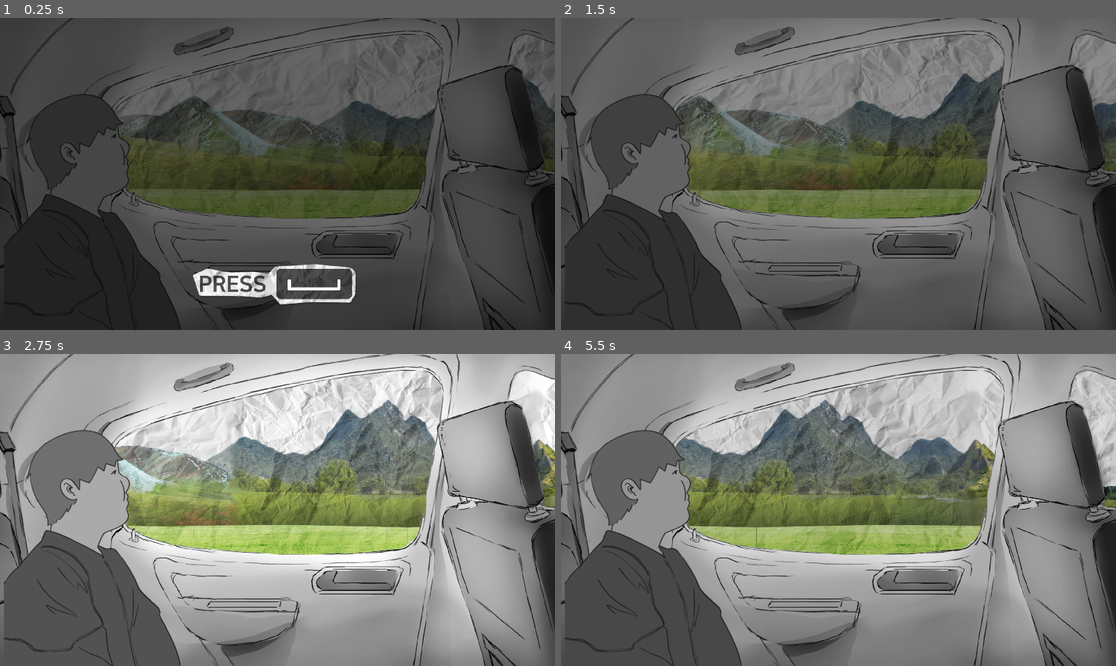
Above: before the commit, frames 1-4 (two rows, left to right).
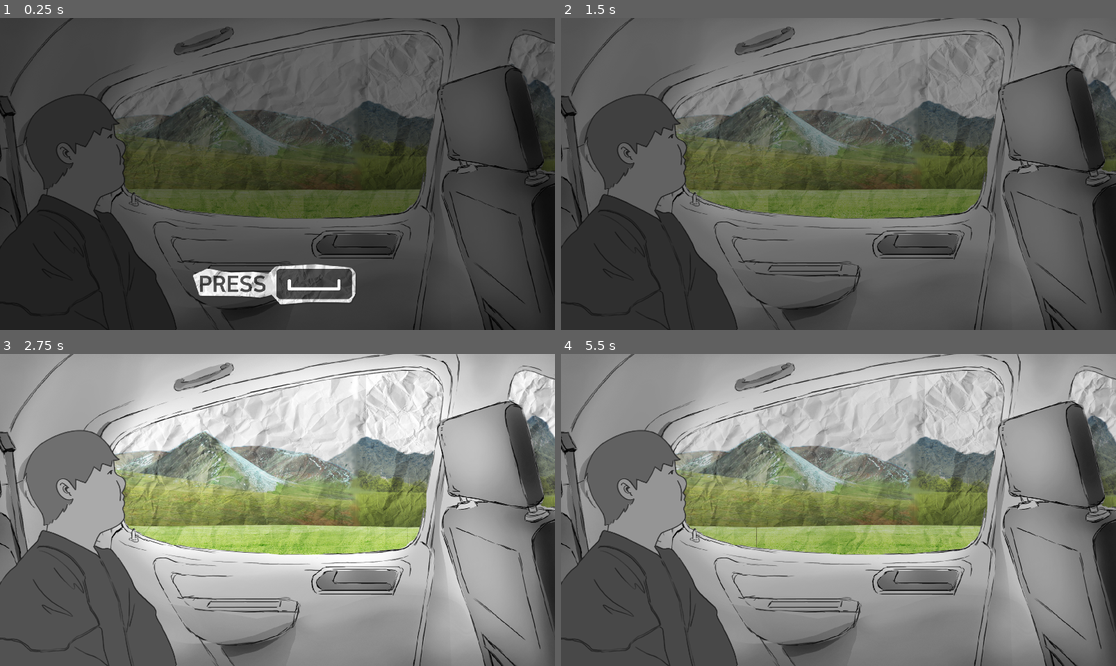
Above: after the commit, the same moments.

Repository: Turnute/DimancheApresMidi
Game: Godot game, scene res://scenes/start.tscn
Two runs of this game, one before a commit and one after it. Both use one fixed random seed, a clock stepped at 60 frames per second and the inputs below.
Inputs (mouse positions are in pixels of both pictures, inside the frame that each line leads up to):
- Up to frame 1 (0.25 s): no input
- Up to frame 2 (1.5 s): click (838, 283) at 0.5 s; tap Enter (ui_accept) at 1.25 s
- Up to frame 3 (2.75 s): tap Space (jump) at 1.52, 2.27 s
- Up to frame 4 (5.5 s): tap Space (jump) at 3.77, 5.27 s; click (838, 619) at 4.25 s

The runs differ from the first frame. In frame 1, 2.9% of the frame differs, in the area x 0-100%, y 5-100%; in frame 2, 8.7%; in frame 3, 17%; in frame 4, 16%.

Commit message:
Refactor background handling and update character textures
Removed background.tscn and its script, consolidating background logic into loopable_background.gd with improved segment width calculation and parallax. Updated character texture assignments and references in scenes to use char1.png as default. Adjusted character positions in game and start scenes for consistency.

Diff:
--- a/le-long-trajet-en-voiture/scenes/background.tscn
+++ /dev/null
@@ -1,16 +0,0 @@
-[gd_scene load_steps=4 format=3 uid="uid://cae78nfqaoj2m"]
-
-[ext_resource type="Script" uid="uid://cgn2lumy45yar" path="res://scripts/background.gd" id="1_y0upk"]
-[ext_resource type="Texture2D" uid="uid://bmo8pb1xektm1" path="res://assets/background/background.jpg" id="2_y0upk"]
-
-[sub_resource type="RectangleShape2D" id="RectangleShape2D_mi8v4"]
-size = Vector2(4114, 894)
-
-[node name="Background" type="Area2D"]
-script = ExtResource("1_y0upk")
-
-[node name="Sprite2D" type="Sprite2D" parent="."]
-texture = ExtResource("2_y0upk")
-
-[node name="CollisionShape2D" type="CollisionShape2D" parent="."]
-shape = SubResource("RectangleShape2D_mi8v4")
--- a/le-long-trajet-en-voiture/scenes/game.tscn
+++ b/le-long-trajet-en-voiture/scenes/game.tscn
@@ -7,7 +7,7 @@
 [ext_resource type="PackedScene" uid="uid://dftfdc0b85igh" path="res://scenes/loopable_ground.tscn" id="3_p57ef"]
 [ext_resource type="Script" uid="uid://df6wc2nmc6mib" path="res://scripts/obstacle_spawner.gd" id="4_lbhrr"]
 [ext_resource type="Texture2D" uid="uid://bf4o5rabv8a4g" path="res://assets/car/car_background.png" id="7_u5sy4"]
-[ext_resource type="Texture2D" uid="uid://d4ihhosb0isdp" path="res://assets/car/character/char2.png" id="8_gee14"]
+[ext_resource type="Texture2D" uid="uid://d4ihhosb0isdp" path="res://assets/car/character/char1.png" id="8_gee14"]
 [ext_resource type="Script" uid="uid://cysdywg71en8t" path="res://scripts/camera.gd" id="9_0tnpc"]
 [ext_resource type="Script" uid="uid://c4wc4mp5eaf60" path="res://scripts/character.gd" id="9_vtaks"]
 [ext_resource type="PackedScene" uid="uid://dckd2sv6d4xk0" path="res://scenes/hud.tscn" id="11_kvpfn"]
@@ -62,7 +62,7 @@
 texture = ExtResource("7_u5sy4")
 
 [node name="character" type="Sprite2D" parent="car"]
-position = Vector2(-116, 16.000011)
+position = Vector2(-128, 16)
 scale = Vector2(0.35, 0.35)
 texture = ExtResource("8_gee14")
 script = ExtResource("9_vtaks")
--- a/le-long-trajet-en-voiture/scenes/start.tscn
+++ b/le-long-trajet-en-voiture/scenes/start.tscn
@@ -4,7 +4,7 @@
 [ext_resource type="PackedScene" uid="uid://cywngdy61mdvn" path="res://scenes/loopable_background.tscn" id="2_tn317"]
 [ext_resource type="PackedScene" uid="uid://dftfdc0b85igh" path="res://scenes/loopable_ground.tscn" id="3_m8nf6"]
 [ext_resource type="Texture2D" uid="uid://bf4o5rabv8a4g" path="res://assets/car/car_background.png" id="5_1nvso"]
-[ext_resource type="Texture2D" uid="uid://d4ihhosb0isdp" path="res://assets/car/character/char2.png" id="6_gsp51"]
+[ext_resource type="Texture2D" uid="uid://d4ihhosb0isdp" path="res://assets/car/character/char1.png" id="6_gsp51"]
 [ext_resource type="Script" uid="uid://c4wc4mp5eaf60" path="res://scripts/character.gd" id="7_r8uic"]
 [ext_resource type="Texture2D" uid="uid://dbk0cofrlvtwa" path="res://assets/press_00.png" id="8_x1pfr"]
 
@@ -88,7 +88,7 @@
 texture = ExtResource("5_1nvso")
 
 [node name="character" type="Sprite2D" parent="car"]
-position = Vector2(-116, 16.000011)
+position = Vector2(-128, 16.000011)
 scale = Vector2(0.35, 0.35)
 texture = ExtResource("6_gsp51")
 script = ExtResource("7_r8uic")
--- a/le-long-trajet-en-voiture/scripts/background.gd
+++ /dev/null
@@ -1,12 +0,0 @@
-extends Node2D
-var speed
-
-# Called when the node enters the scene tree for the first time.
-func _ready() -> void:
-	pass
-
-# Called every frame. 'delta' is the elapsed time since the previous frame.
-func _process(delta: float) -> void:
-	speed = get_parent().get_speed()
-	position.x -= speed / 20
-	#pass
--- a/le-long-trajet-en-voiture/scripts/character.gd
+++ b/le-long-trajet-en-voiture/scripts/character.gd
@@ -1,8 +1,8 @@
 extends Sprite2D
 
 # Assigne tes textures ici ou via l'inspecteur
-@export var texture_2: Texture2D = preload("res://assets/car/character/char1.png")
-@export var texture_1: Texture2D = preload("res://assets/car/character/char2.png")
+@export var texture_1: Texture2D = preload("res://assets/car/character/char1.png")
+@export var texture_2: Texture2D = preload("res://assets/car/character/char2.png")
 
 func _ready() -> void:
 	# Texture 1 par défaut
--- a/le-long-trajet-en-voiture/scripts/loopable_background.gd
+++ b/le-long-trajet-en-voiture/scripts/loopable_background.gd
@@ -1,6 +1,6 @@
 extends Node2D
 
-@export var speed_ref: NodePath    # pointe vers le noeud qui expose get_speed() (ex: "../Game")
+@export var speed_ref: NodePath    # Noeud qui expose get_speed() (ex: "../Game")
 
 var _game: Node
 var _parts: Array[Node2D] = []
@@ -8,25 +8,38 @@
 
 func _ready() -> void:
 	_game = get_node_or_null(speed_ref)
-	# Récupère les deux morceaux (A et B)
+	# Récupère les morceaux (A, B, ...)
 	for n in get_children():
 		if n is Node2D:
 			_parts.append(n)
-	_parts.sort_custom(func(a,b): return a.position.x < b.position.x)
-	# Déduit la largeur d'un segment depuis le premier Sprite2D
-	var s := _parts[0] as Sprite2D
-	_segment_w = s.texture.get_size().x * s.scale.x
-	# S'assure que B est bien à droite de A
-	if _parts.size() == 2:
-		_parts[1].position.x = _parts[0].position.x + _segment_w
+	_parts.sort_custom(func(a, b): return a.position.x < b.position.x)
+
+	_segment_w = _compute_segment_width()
+	if _segment_w <= 0.0:
+		push_warning("Impossible de déduire la largeur d’un segment. Vérifie la disposition ou la texture des éléments.")
+	else:
+		# S'assure que le 2e est bien à droite du 1er
+		if _parts.size() >= 2:
+			_parts[1].position.x = _parts[0].position.x + _segment_w
 
 func _process(delta: float) -> void:
-	var speed
-	if _game and "get_speed" in _game:
-		speed = _game.get_speed()
+	var speed := 0.0
+	if _game and _game.has_method("get_speed"):
+		speed = float(_game.get_speed())
 
 	for p in _parts:
-		p.position.x -= speed / 3
+		p.position.x -= speed * delta / 3.0   # parallax lent
 		# Quand un morceau sort entièrement à gauche, on le téléporte à droite de l'autre
 		if p.position.x <= -_segment_w:
 			p.position.x += _segment_w * _parts.size()
+
+func _compute_segment_width() -> float:
+	# Si deux morceaux existent déjà, on prend leur distance horizontale
+	if _parts.size() >= 2:
+		return abs(_parts[1].position.x - _parts[0].position.x)
+	# Sinon, si c'est un Sprite2D, on déduit la largeur via la texture
+	if _parts.size() == 1 and _parts[0] is Sprite2D:
+		var s := _parts[0] as Sprite2D
+		if s.texture:
+			return s.texture.get_size().x * s.scale.x
+	return 0.0
Binary file changed: le-long-trajet-en-voiture/assets/car/character/char1.png
Not shown, changed: le-long-trajet-en-voiture/assets/car/character/char1.png.import
Binary file changed: le-long-trajet-en-voiture/assets/car/character/char2.png
Not shown, changed: le-long-trajet-en-voiture/assets/car/character/char2.png.import
Not shown, removed: le-long-trajet-en-voiture/scripts/background.gd.uid
